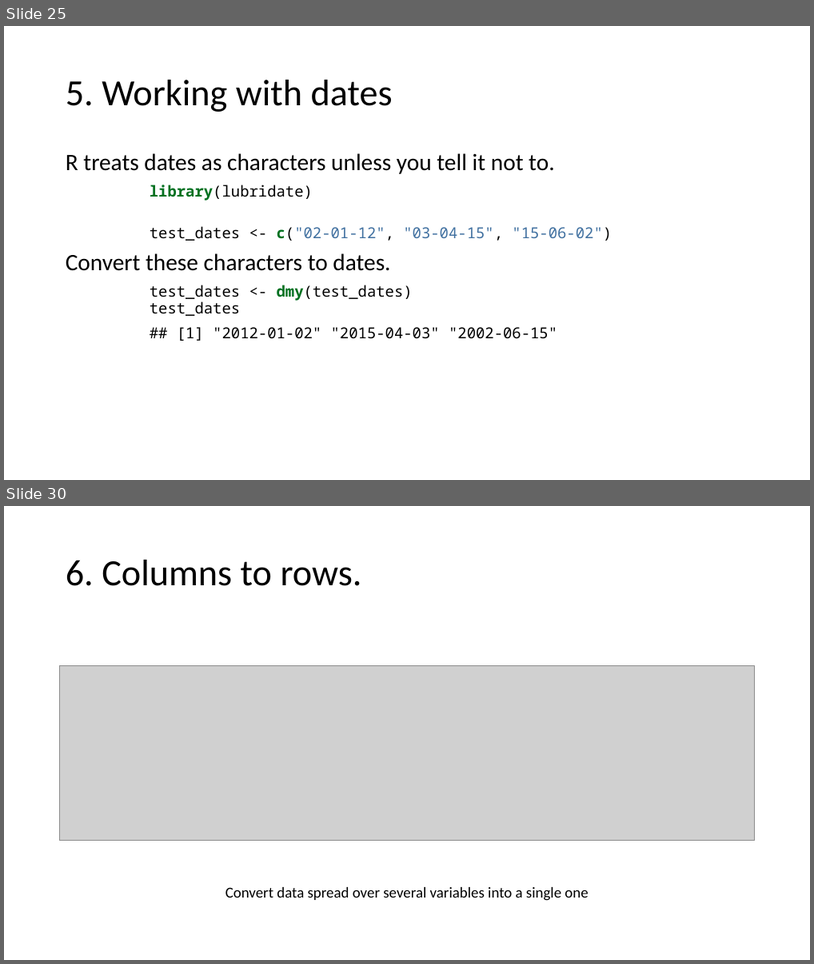
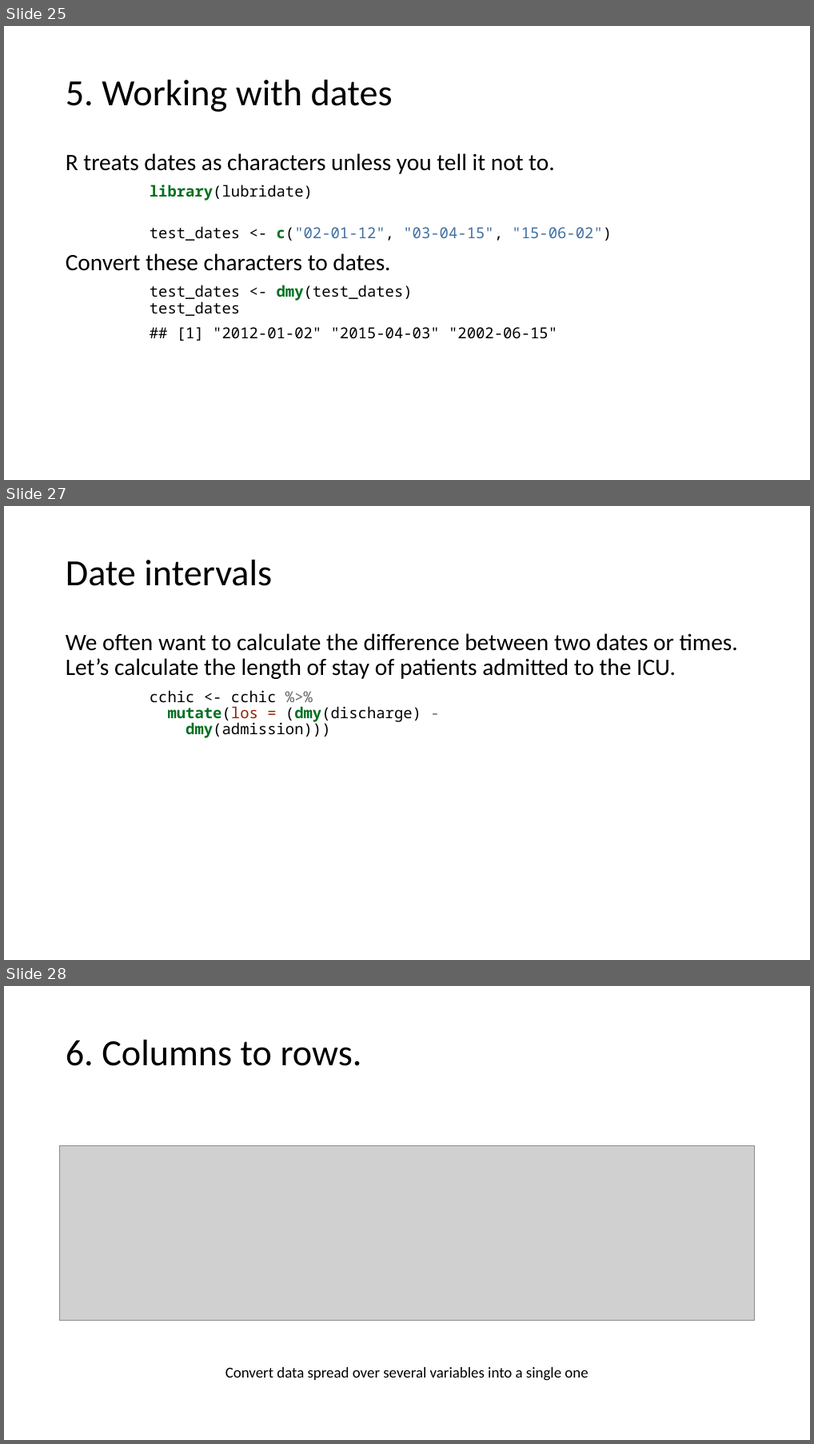
Before and after one commit to uclh-criu/learning-datascience, a slide deck: Workshops/Workshop4.pptx. Shown one above the other, each under a label of ours: slides 25 and 30 before the commit, slides 25, 27 and 28 after it; the slides between them are not shown. The pictures are 814x964 and 814x1444 pixels, drawn with LibreOffice and Linux fonts; fonts in the diff are those of the drawing; grey boxes stand for pictures. Boxes give left, top, right and bottom in pixels: in the first picture for what was removed or moved away, otherwise in the second. Text is boxed around its words. In the diff, an @@ line names an element or a change of style, - is before the commit and + after.

```diff
--- a/Workshops/Workshop4.pptx
+++ b/Workshops/Workshop4.pptx
@@ slide 27 added at [4,506,810,960], background #FFFFFF @@
@@ title added at [66,560,272,586], 44 pt, text #000000 @@
+Date intervals
@@ text added at [66,633,738,738], 28 pt, text #000000 @@
+We often want to calculate the difference between two dates or times. Let’s calculate the length of stay of patients admitted to the ICU.
+cchic <- cchic %>%
+mutate(los = (dmy(discharge) -
+dmy(admission)))
@@ what was slide 30 is now slide 28 @@
```
Also in this commit, not shown: 2 slides changed, 3 slides removed, 9 other files.
